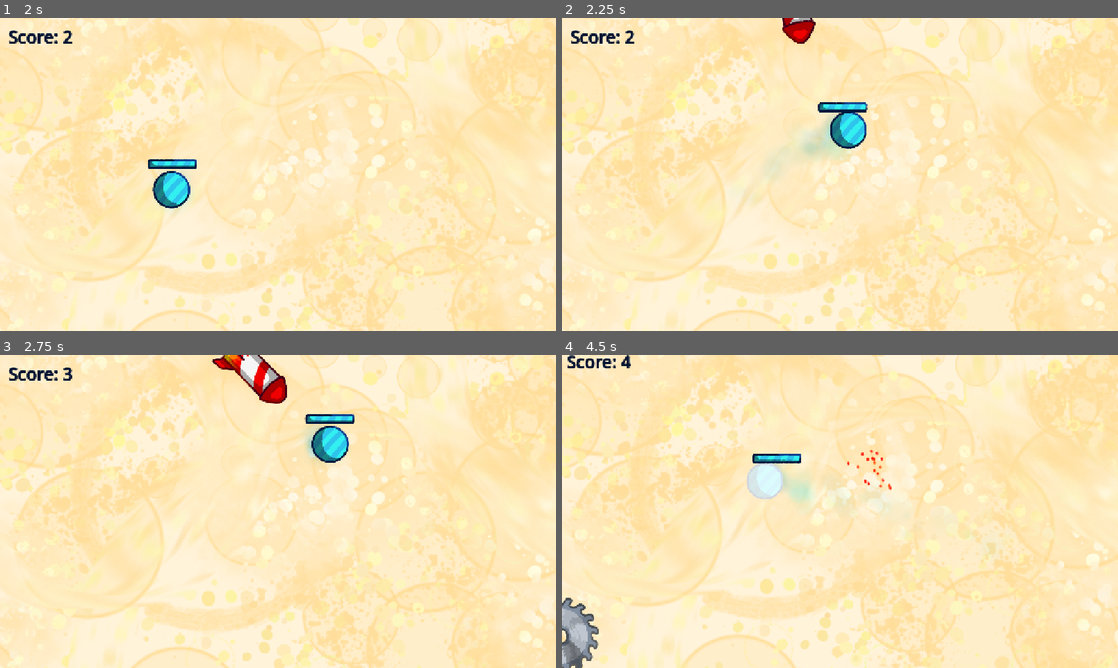
Above: before the commit, frames 1-4 (two rows, left to right).
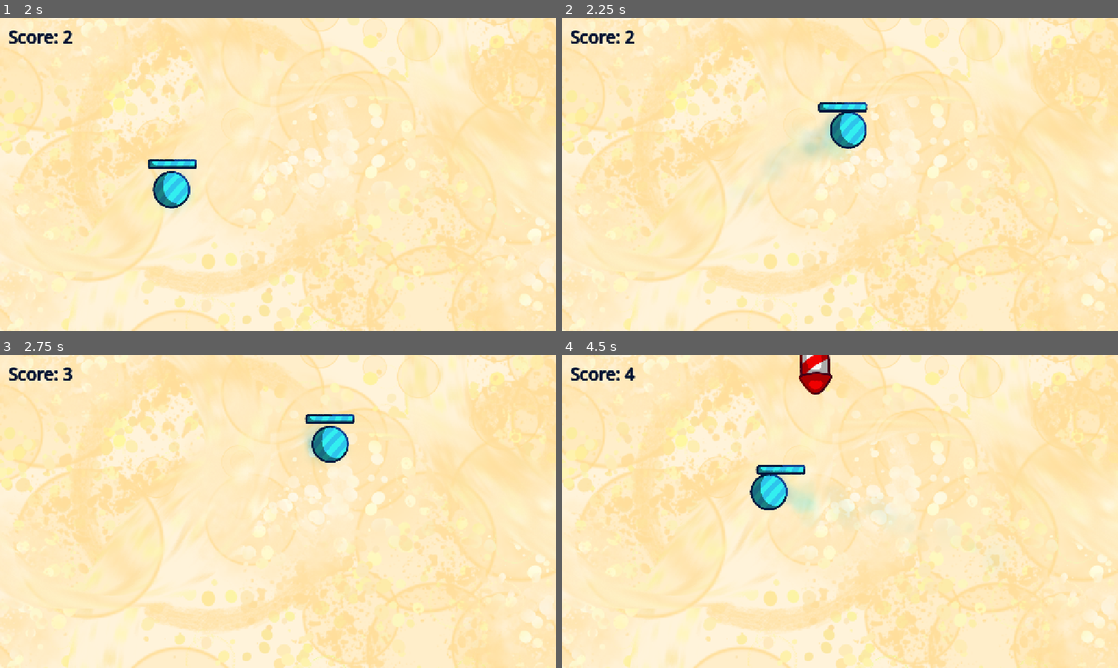
Above: after the commit, the same moments.

Repository: onebobtwobobredbobbluebob/dot-dodge-game
Game: Godot game, scene res://main/main.tscn
Two runs of this game, one before a commit and one after it. Both use one fixed random seed, a clock stepped at 60 frames per second and the inputs below.
Inputs (mouse positions are in pixels of both pictures, inside the frame that each line leads up to):
- Up to frame 1 (2 s): tap Enter at 0.5 s; move the mouse to (400, 158) at 0.52 s; hold Right 0.53-1.28 s; tap Alt at 0.6 s; click (400, 158) at 0.67 s; move the mouse to (166, 190) at 1.27 s; hold Down from 1.28 s (still down); tap Shift at 1.35 s
- Up to frame 2 (2.25 s): move the mouse to (895, 105) at 2.02 s; release Down at 2.03 s; hold Right from 2.03 s (still down); tap Alt at 2.1 s
- Up to frame 3 (2.75 s): keep holding Right
- Up to frame 4 (4.5 s): move the mouse to (812, 574) at 2.77 s; release Right at 2.78 s; hold Up 2.78-3.53 s; tap Shift at 2.85, 4.35 s; click (812, 574) at 2.92 s; move the mouse to (1006, 558) at 3.52 s; hold Left from 3.53 s (still down); tap Alt at 3.6 s; move the mouse to (673, 464) at 4.27 s

Frame 1 is identical in both runs. In frame 2, 0.4% of the frame differs, in the area x 39-46%, y 0-9%; in frame 3, 1.1%; in frame 4, 23%, in the area x 0-100%, y 0-100%.

Commit message:
improved saw spawning and animated the heal item

Diff:
--- a/enemies/heal.gd
+++ b/enemies/heal.gd
@@ -53,8 +53,8 @@
 		flash = lerp(flash, 0.0, 1 - pow(0.000005, delta))
 		$Sprite2D/Sprite2D.modulate.a = flash
 	else:
-		$Sprite2D.self_modulate.a -= delta * 5
-		$Sprite2D.scale += Vector2(1, 1) * delta
+		modulate.a -= delta * 5
+		scale += Vector2(1, 1) * delta
 		if $Sprite2D.self_modulate.a <= 0:
 			queue_free()
 
--- a/enemies/heal.tscn
+++ b/enemies/heal.tscn
@@ -1,8 +1,12 @@
 [gd_scene format=3 uid="uid://bb25hrqjtx7yw"]
 
 [ext_resource type="Script" uid="uid://b58rlqt3q3nrx" path="res://enemies/heal.gd" id="1_f3jf0"]
+[ext_resource type="Texture2D" uid="uid://k6htg83etj3r" path="res://assets/heal_big_background.png" id="2_0gk3j"]
 [ext_resource type="Texture2D" uid="uid://iqap62b78qjg" path="res://assets/heal_big.png" id="2_f3jf0"]
 [ext_resource type="Texture2D" uid="uid://bgnjmqhaewv03" path="res://assets/white_overlay.png" id="3_3kt5j"]
+[ext_resource type="Texture2D" uid="uid://bg7babmyucslb" path="res://assets/heal_big_insides_2.png" id="3_pj42t"]
+[ext_resource type="Script" uid="uid://dhvrmi8ciu7vm" path="res://enemies/heal_insides.gd" id="4_fw8xc"]
+[ext_resource type="Texture2D" uid="uid://clj7bwuv3j1m6" path="res://assets/heal_big_outsides.png" id="5_oepgn"]
 
 [sub_resource type="CircleShape2D" id="CircleShape2D_d5n2w"]
 radius = 34.0147
@@ -10,8 +14,22 @@
 [node name="Heal" type="Area2D" unique_id=776619708]
 script = ExtResource("1_f3jf0")
 
+[node name="Sprite2D3" type="Sprite2D" parent="." unique_id=57692076]
+clip_children = 2
+scale = Vector2(0.5, 0.5)
+texture = ExtResource("2_0gk3j")
+
+[node name="HealInsides" type="Sprite2D" parent="Sprite2D3" unique_id=1877273433]
+position = Vector2(-70, 0)
+texture = ExtResource("3_pj42t")
+script = ExtResource("4_fw8xc")
+
+[node name="Sprite2D2" type="Sprite2D" parent="." unique_id=519167984]
+scale = Vector2(0.5, 0.5)
+texture = ExtResource("5_oepgn")
+
 [node name="Sprite2D" type="Sprite2D" parent="." unique_id=1962454380]
-clip_children = 2
+clip_children = 1
 scale = Vector2(0.5, 0.5)
 texture = ExtResource("2_f3jf0")
 
--- /dev/null
+++ b/enemies/heal_insides.gd
@@ -0,0 +1,13 @@
+extends Sprite2D
+
+var x: float = 0
+
+func _ready() -> void:
+	position.x = x - 70
+
+func _process(delta: float) -> void:
+	x += delta * 120
+	if x > 140:
+		x = fmod(x, 140)
+
+	position.x = x - 70
--- a/enemies/saw.gd
+++ b/enemies/saw.gd
@@ -9,8 +9,10 @@
 var flash: float = 0
 func _ready() -> void:
 	var y = randf_range(-GameState.CENTER.y, GameState.CENTER.y)
-	if randf_range(0, 1) < 1:
+	if randf_range(0, 1) < 0.6:
 		y = randf_range(0, GameState.CENTER.y)
+		if randf_range(0, 1) < 0.2:
+			y = randf_range(GameState.CENTER.y * 0.5, GameState.CENTER.y)
 	if mode:
 		position = Vector2(GameState.CENTER.x + 80, y)
 	else:
--- a/enemies/saw.tscn
+++ b/enemies/saw.tscn
@@ -15,7 +15,7 @@
 scale = Vector2(0.5, 0.5)
 texture = ExtResource("2_u376h")
 
-[node name="Sprite2D" type="Sprite2D" parent="Sprite2D" unique_id=2099814254]
+[node name="WhiteOverlay" type="Sprite2D" parent="Sprite2D" unique_id=2099814254]
 modulate = Color(1, 1, 1, 0)
 scale = Vector2(3.3888888, 3.0666666)
 texture = ExtResource("3_vssgt")
--- a/world/world.gd
+++ b/world/world.gd
@@ -7,25 +7,25 @@
 var timer: float = 0
 var timer2: float = 0
 var timer3: float = 0
-var goal: float = 2
-var goal2: float = 14
-var goal3: float = 4
+var goal: float = 4
+var goal2: float = 30
+var goal3: float = 22
 
 func _process(delta: float) -> void:
 	if timer > goal:
-		add_item(ROCKET, round(randf_range(1, 1 + (GameState.timer / 20))))
-		goal = randf_range(2 / (1 + (GameState.timer / 20)), 4 / (1 + (GameState.timer / 40)))
+		add_item(ROCKET, round(randf_range(1, 1 + (GameState.timer / 40))))
+		goal = randf_range(2 / (1 + (GameState.timer / 20)), 7 / (1 + (GameState.timer / 40)))
 		timer = 0
 
 	if timer2 > goal2:
 		var heal = HEAL.instantiate()
 		$Enemies.add_child(heal)
-		goal2 = randf_range(14, 20)
+		goal2 = randf_range(14, 26)
 		timer2 = 0
 
 	if timer3 > goal3:
-		add_item(SAW, min(round(randf_range(1, 1 + (GameState.timer / 50))), 3))
-		goal3 = randf_range(max(4 / (1 + (GameState.timer / 20)), 1.5), max(7 / (1 + (GameState.timer / 40)), 3))
+		add_item(SAW, min(round(randf_range(1, 1 + (GameState.timer / 60))), 3))
+		goal3 = randf_range(max(5 / (1 + (GameState.timer / 20)), 1.5), max(10 / (1 + (GameState.timer / 40)), 3))
 		timer3 = 0
 
 	timer += delta
Binary file added: assets/heal_big_background.png
Not shown, added: assets/heal_big_background.png.import
Binary file added: assets/heal_big_insides_2.png
Not shown, added: assets/heal_big_insides_2.png.import
Binary file added: assets/heal_big_outsides.png
Not shown, added: assets/heal_big_outsides.png.import
Not shown, added: enemies/heal_insides.gd.uid
Not shown, changed: export_presets.cfg
